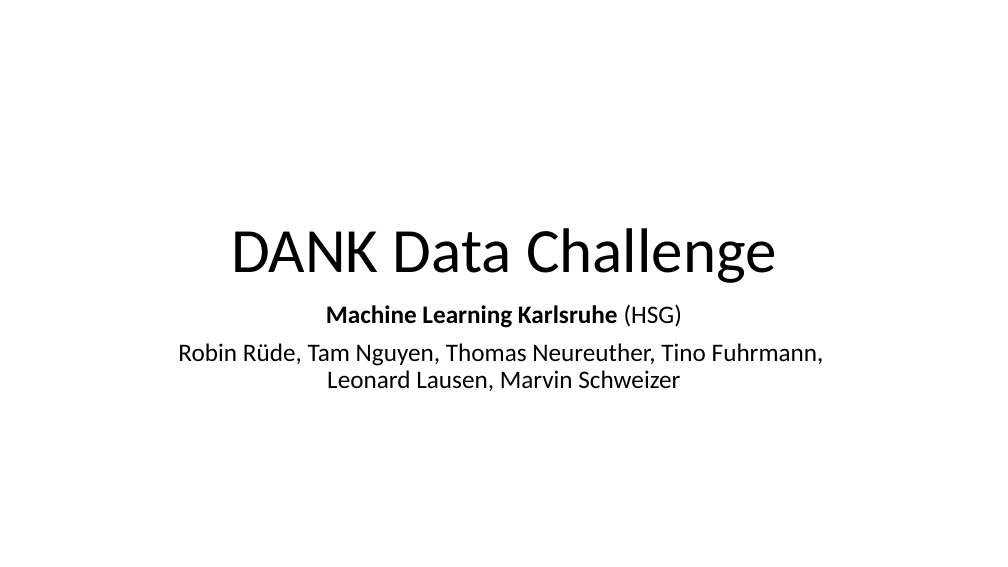
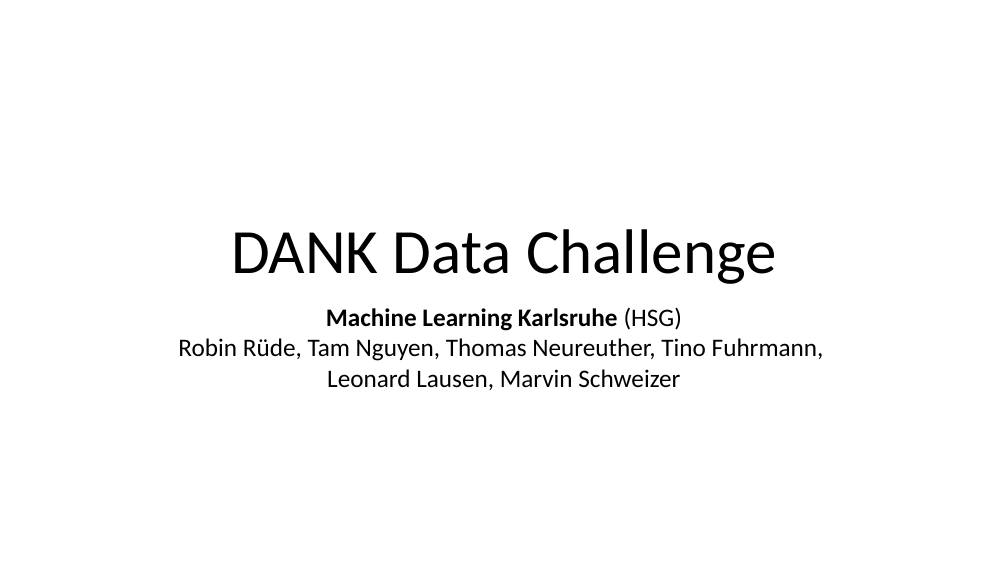
Before and after one commit to ML-KA/ag-dank, a slide deck: slide 1 of DANK Data Challenge.pptx. Drawn at 1008x567 pixels with LibreOffice and Linux fonts; fonts in the diff are those of the drawing. Boxes give left, top, right and bottom in pixels: in the first picture for what was removed or moved away, otherwise in the second. Text is boxed around its words. In the diff, an @@ line names an element or a change of style, - is before the commit and + after.

```diff
--- a/DANK Data Challenge.pptx
+++ b/DANK Data Challenge.pptx
@@ text "Machine Learning Karlsruhe (HSG)" at box(178, 307, 824, 390): line spacing 0.9 to 1; less space between paragraphs @@
```
Also in this commit, not shown: 6 other slides changed, 11 slides added, 1 other file.
